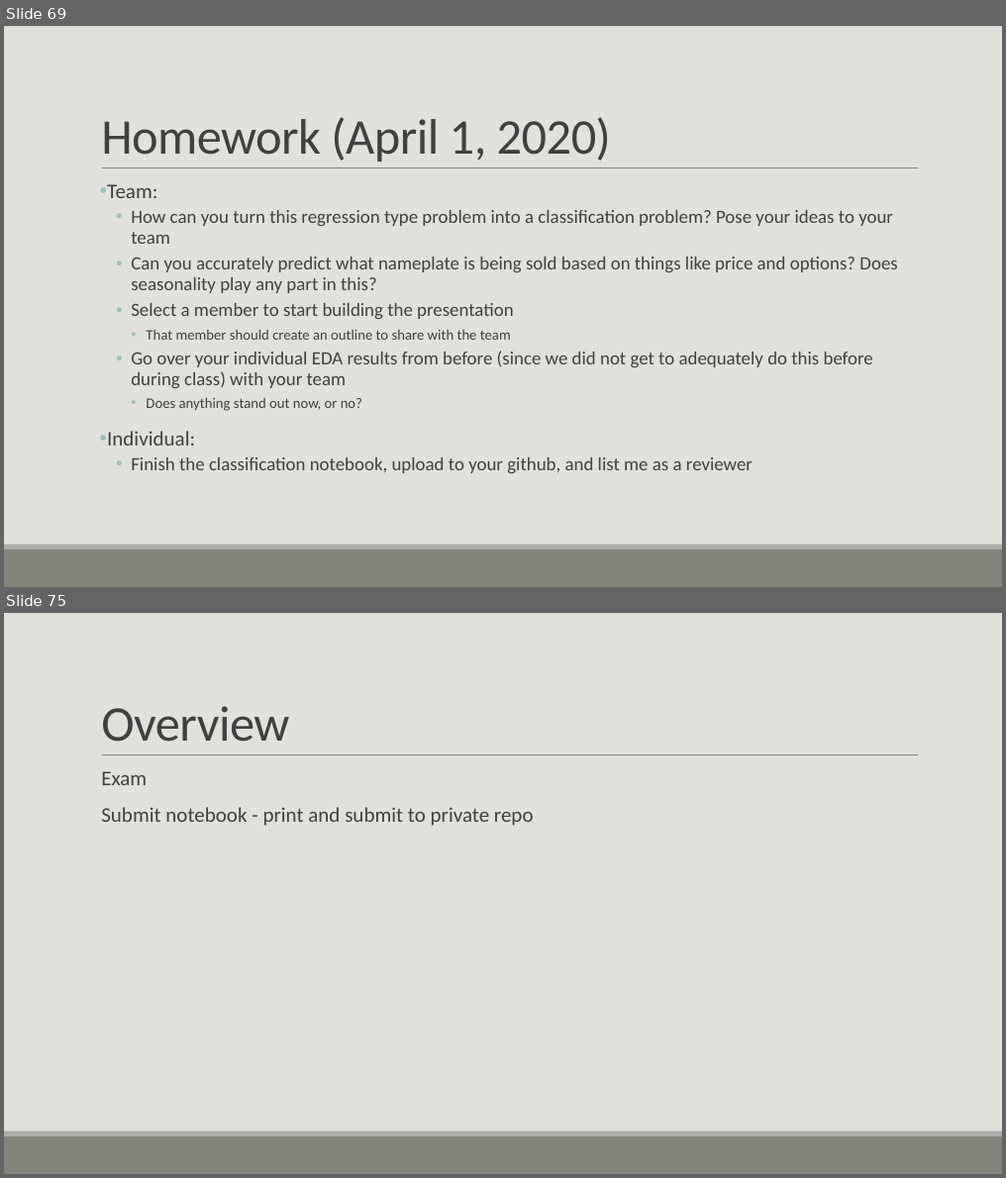
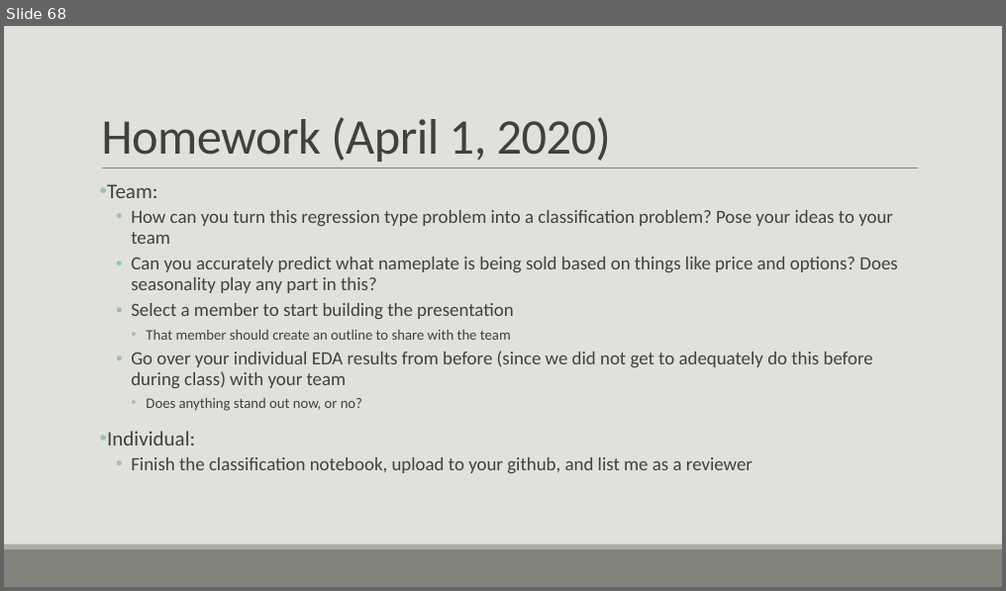
Before and after one commit to casey-whorton-waynestate/public-course-content, a slide deck: Wayne State Course.pptx. Shown one above the other, each under a label of ours: slides 69 and 75 before the commit, slide 68 after it; the slides between them are not shown. The pictures are 1006x1178 and 1006x591 pixels, drawn with LibreOffice and Linux fonts; fonts in the diff are those of the drawing. Boxes give left, top, right and bottom in pixels: in the first picture for what was removed or moved away, otherwise in the second. Text is boxed around its words. In the diff, an @@ line names an element or a change of style, - is before the commit and + after.

```diff
--- a/Wayne State Course.pptx
+++ b/Wayne State Course.pptx
@@ slide 75 removed at <box>4,613,1002,1174</box>, background #E1E1DB; not listed: 3 template elements that a slide beside it also shows @@
@@ title removed at <box>101,706,289,742</box> @@
-Overview
@@ text removed at <box>101,771,534,826</box> @@
-  Exam
-  Submit notebook - print and submit to private repo
@@ what was slide 69 is now slide 68 @@
```
Also in this commit, not shown: 5 slides changed, 3 slides added, 4 other slides removed.
